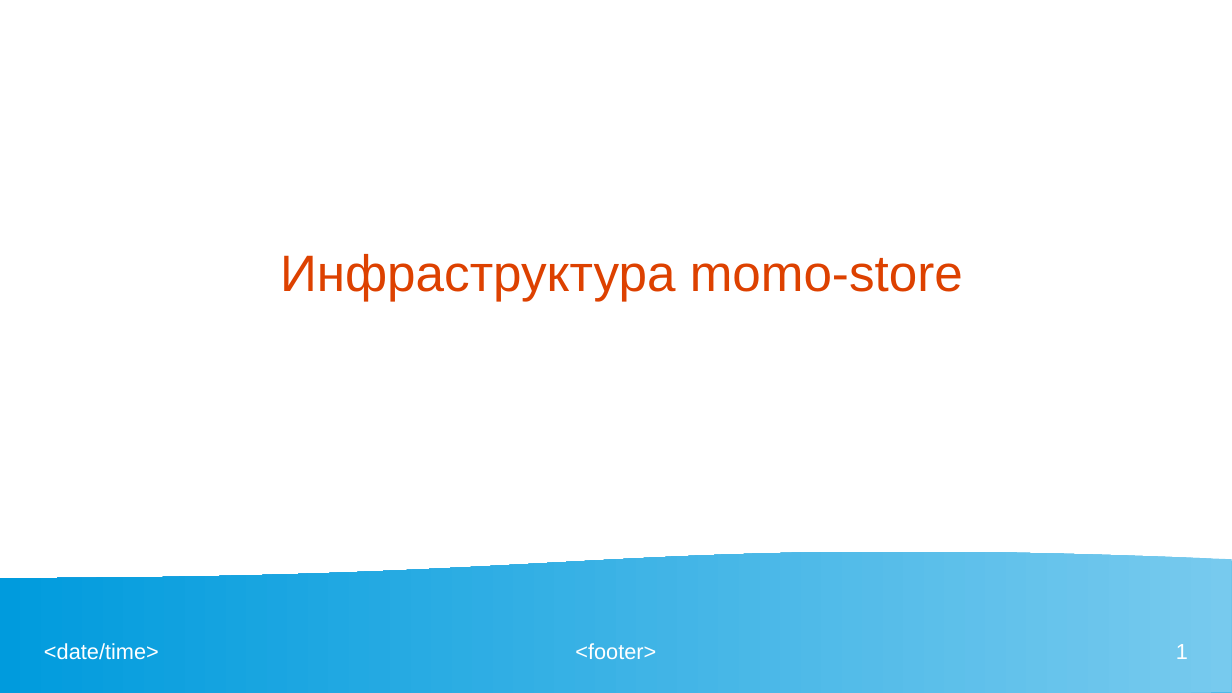
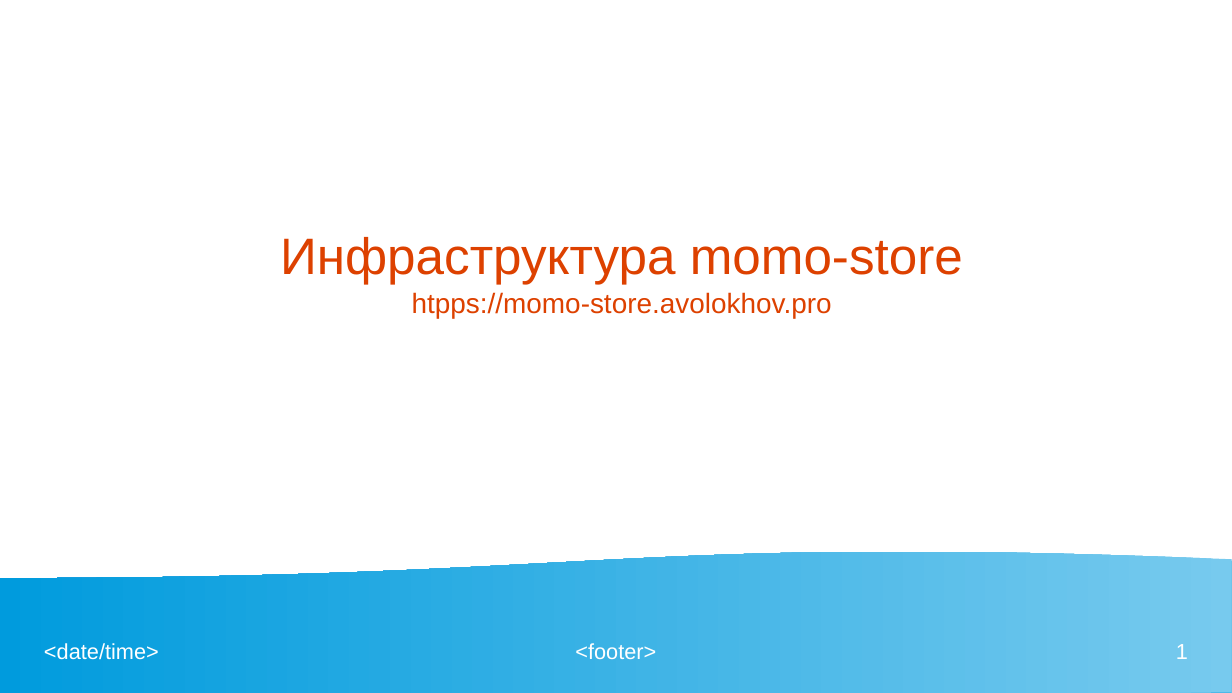
Before and after one commit to 1stapossum/DEVOPS_momo-store, a slide deck: slide 1 of diploma.pptx. Drawn at 1232x693 pixels with LibreOffice and Linux fonts; fonts in the diff are those of the drawing. Boxes give left, top, right and bottom in pixels: in the first picture for what was removed or moved away, otherwise in the second. Text is boxed around its words. In the diff, an @@ line names an element or a change of style, - is before the commit and + after.

Commit message:
renew_presentation

```diff
--- a/diploma.pptx
+++ b/diploma.pptx
@@ title at (280,237,963,318): text changed; size 33 to 18 pt @@
-Инфраструктура momo-store
+Инфраструктура momo-store
+htpps://momo-store.avolokhov.pro
```
